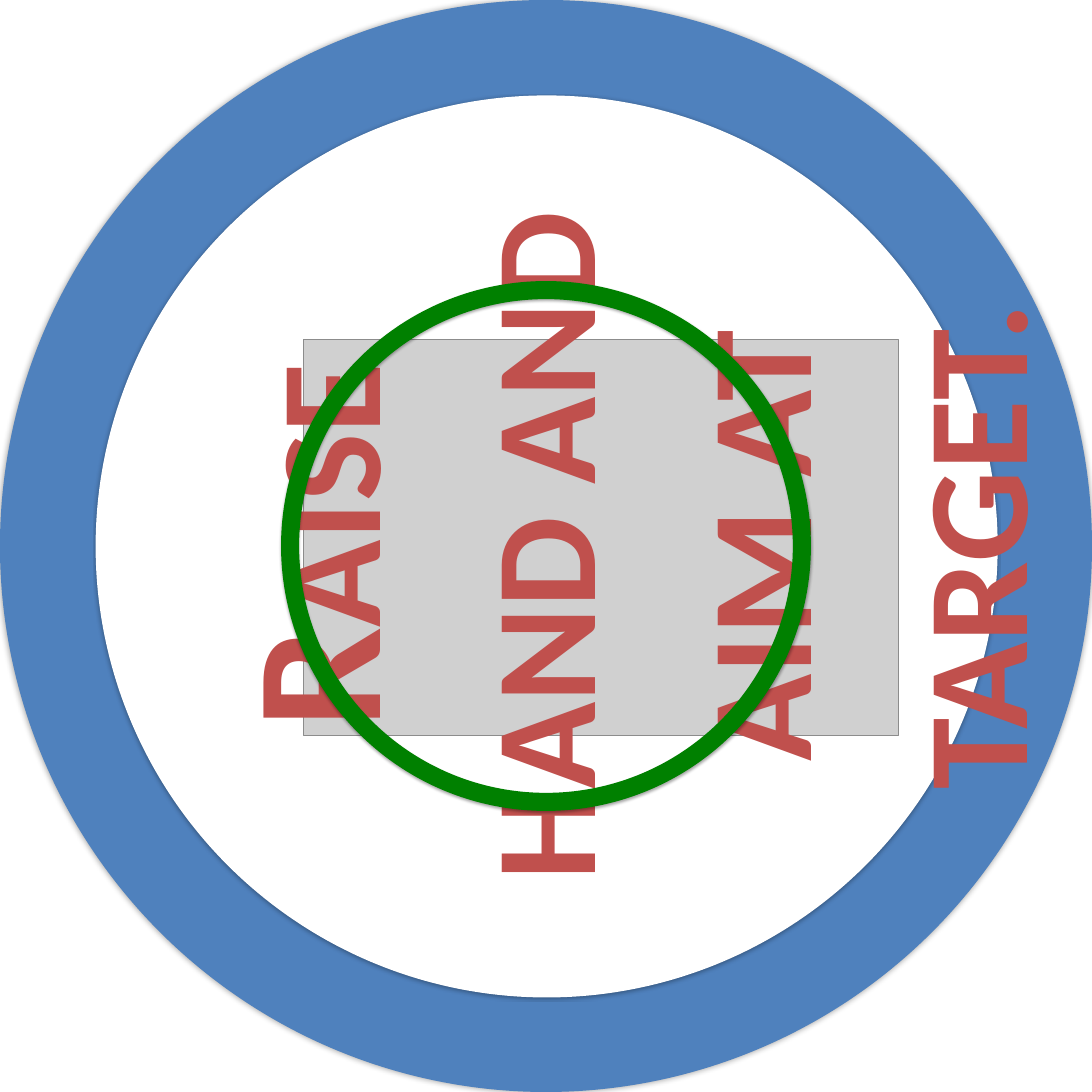
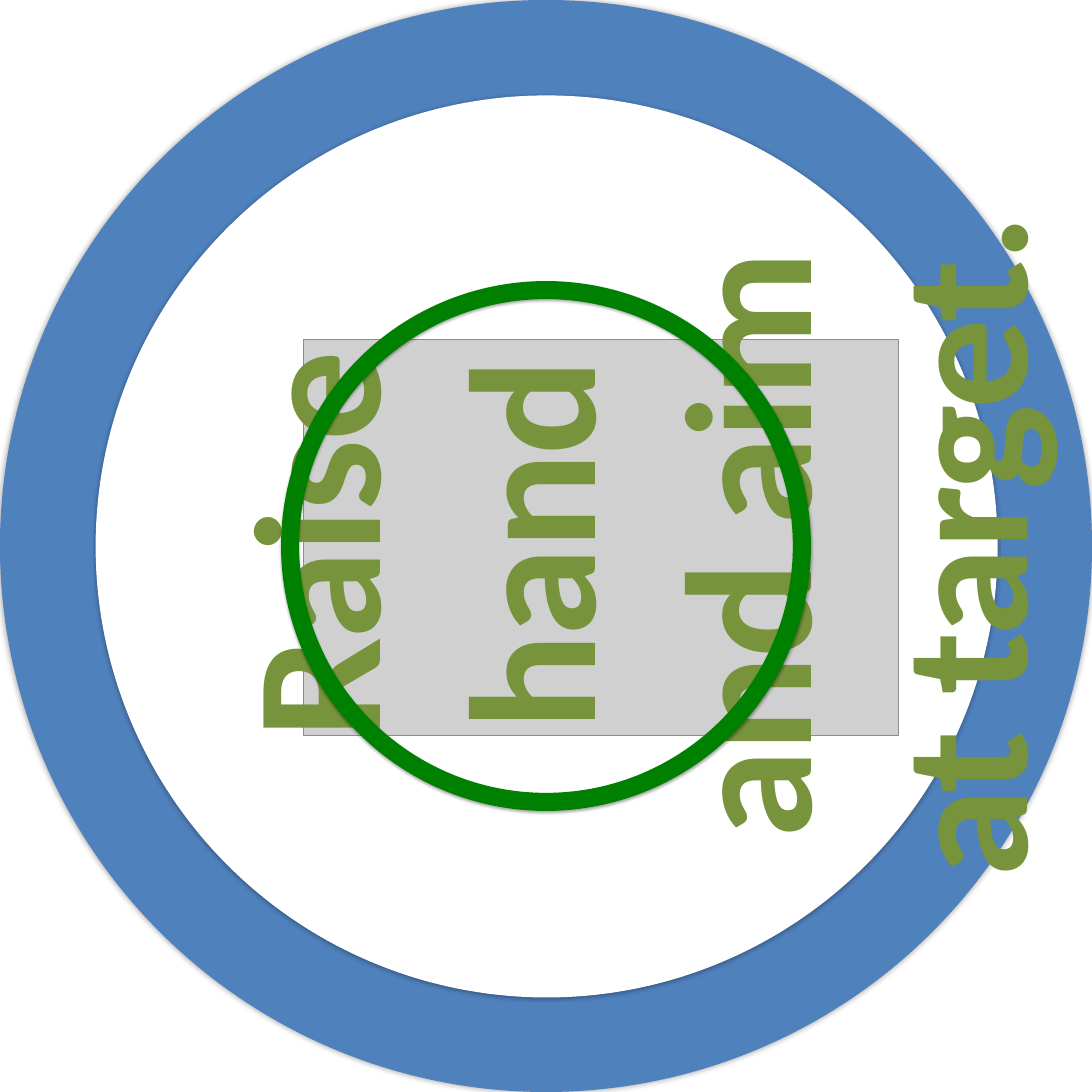
Before and after one commit to PsyPhy/GripGraspISS, a slide deck: slide 6 of Source Code/GraspBMPs/GraspCircularPrompts.pptx. Drawn at 1092x1092 pixels with LibreOffice and Linux fonts; fonts in the diff are those of the drawing; grey boxes stand for pictures. Boxes give left, top, right and bottom in pixels: in the first picture for what was removed or moved away, otherwise in the second. Text is boxed around its words. In the diff, an @@ line names an element or a change of style, - is before the commit and + after.

```diff
--- a/Source Code/GraspBMPs/GraspCircularPrompts.pptx
+++ b/Source Code/GraspBMPs/GraspCircularPrompts.pptx
@@ text "Raise hand and aim at ..." at box(209, 262, 1075, 874): text colour #C0504D to #77933C, letter spacing 0 to -3 pt, small capitals off @@
```
Also in this commit, not shown: 13 other slides changed, 14 other files.
